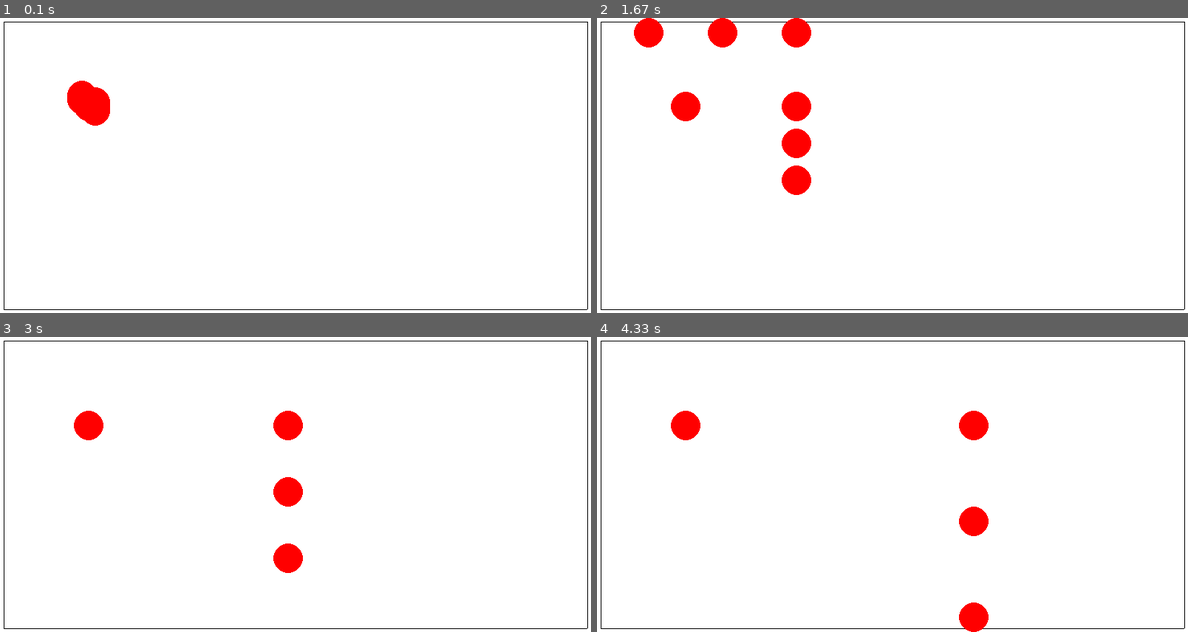
Above: before the commit, frames 1-4 (two rows, left to right).
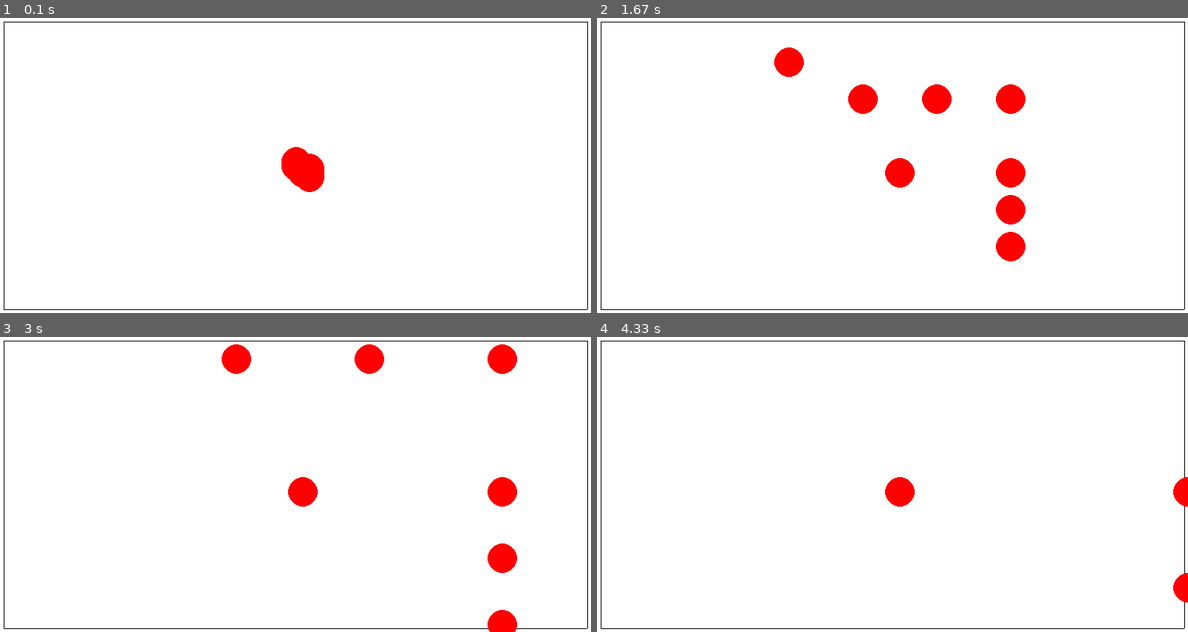
Above: after the commit, the same moments.

Repository: Lem-a-k/pygame2024
Game: pygame game, started from main.py
Same seed, same stepped clock (60 frames per second), same inputs: the game is played once before the commit and once after it.
Inputs:
- Up to frame 1 (0.1 s): no input
- Up to frame 2 (1.67 s): no input
- Up to frame 3 (3 s): no input
- Up to frame 4 (4.33 s): no input

The runs differ from the first frame. In frame 1, 1.6% of the frame differs, in the area x 11-55%, y 21-59%; in frame 2, 5.8%, in the area x 6-73%, y 0-83%; in frame 3, 3.9%; in frame 4, 2.3%.

Commit message:
fix position

Diff:
--- a/main.py
+++ b/main.py
@@ -80,7 +80,7 @@
     Border(width - 5, 5, width - 5, height - 5, vertical_borders, all_sprites)
 
     for i in range(10):
-        Ball(20, 100, 100, balls, all_sprites)
+        Ball(20, width // 2 - 10, height // 2 - 10, balls, all_sprites)
 
     # ms = MovingSquare()
     while running:
